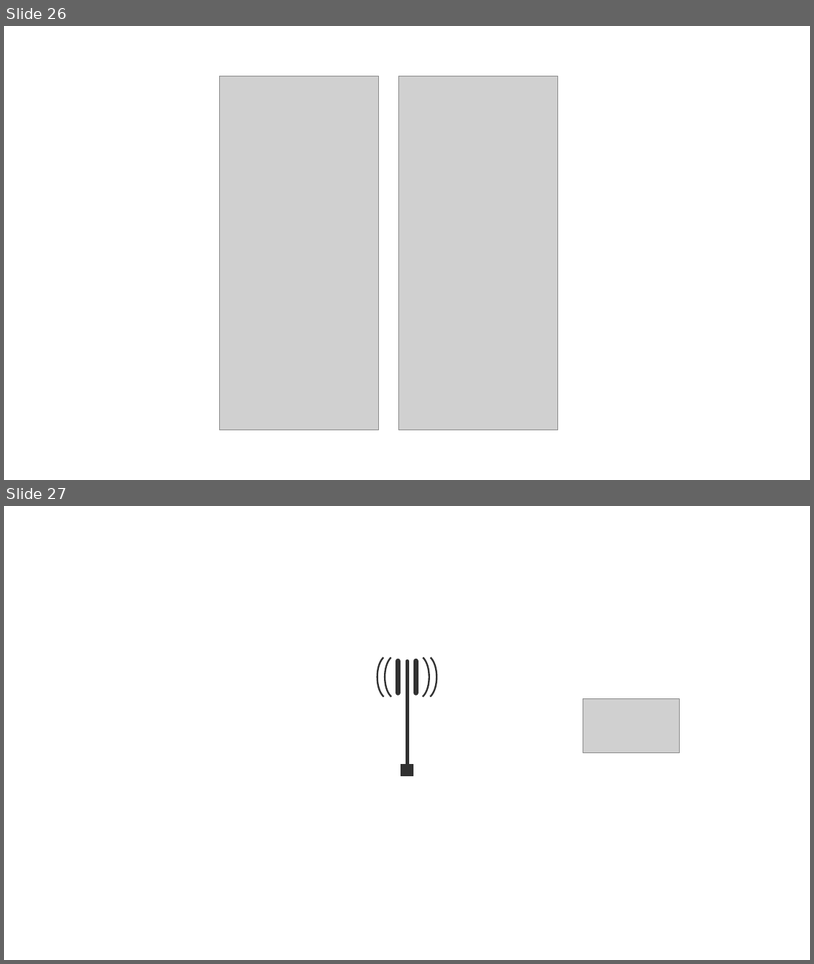
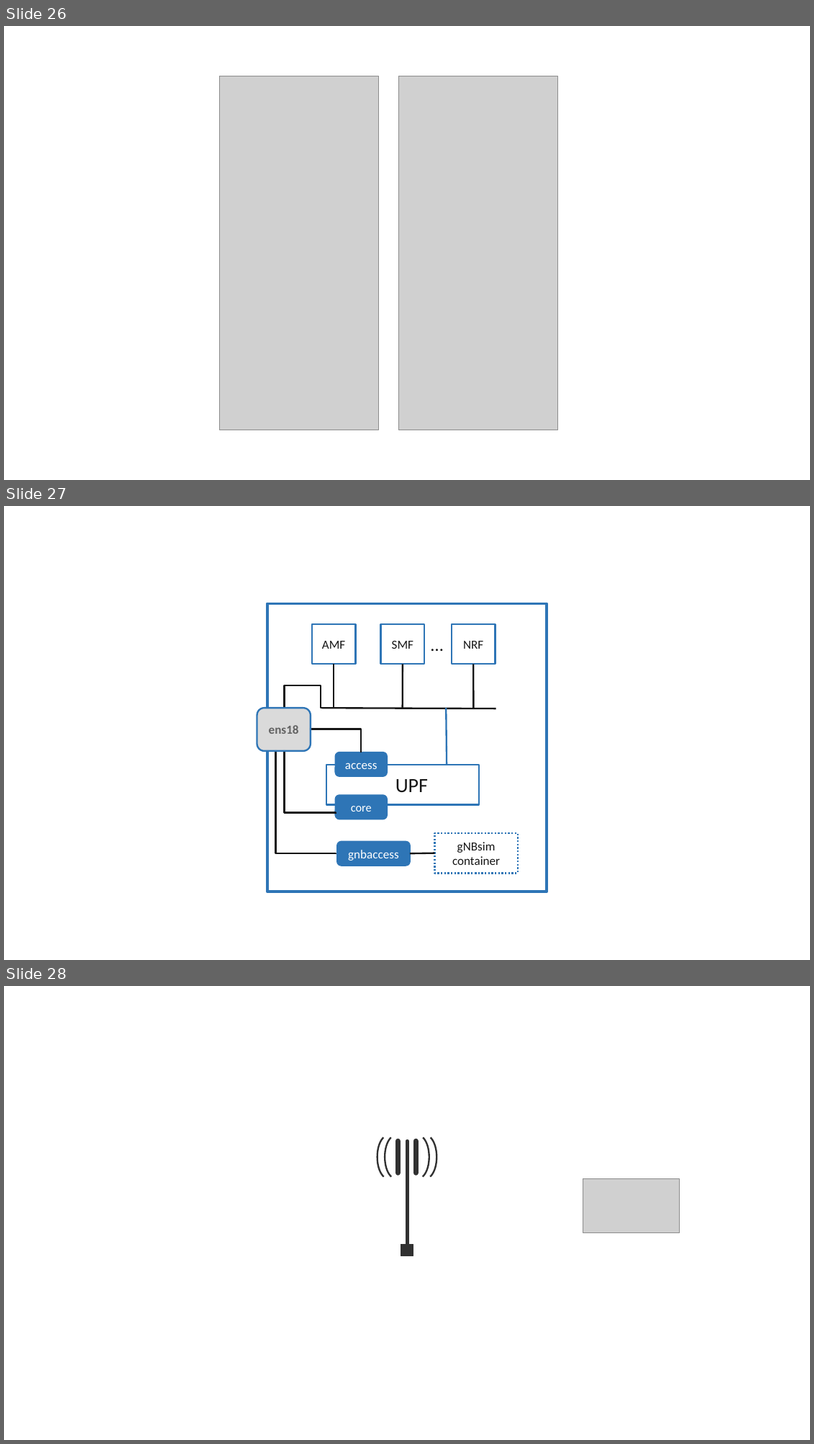
Before and after one commit to SystemsApproach/private5g, a slide deck: figures.pptx. Shown one above the other, each under a label of ours: slides 26 and 27 before the commit, slides 26, 27 and 28 after it. The pictures are 814x964 and 814x1444 pixels, drawn with LibreOffice and Linux fonts; fonts in the diff are those of the drawing; grey boxes stand for pictures. Boxes give left, top, right and bottom in pixels: in the first picture for what was removed or moved away, otherwise in the second. Text is boxed around its words. In the diff, an @@ line names an element or a change of style, - is before the commit and + after.

```diff
--- a/figures.pptx
+++ b/figures.pptx
@@ slide 27 added at bbox=[4, 506, 810, 960], background #FFFFFF @@
@@ rectangle added at bbox=[268, 604, 548, 891], fill #FFFFFF, outline #2E75B6 2.25 pt @@
@@ rectangle added at bbox=[312, 624, 355, 664], outline #2E75B6 1.5 pt, 11 pt, text #161616 @@
+AMF
@@ rectangle added at bbox=[381, 624, 425, 664], outline #2E75B6 1.5 pt, 11 pt, text #161616 @@
+SMF
@@ text added at bbox=[423, 629, 460, 659], 16 pt, text #161616 @@
+…
@@ rectangle added at bbox=[452, 624, 495, 664], outline #2E75B6 1.5 pt, 11 pt, text #161616 @@
+NRF
@@ line added from (334, 664) to (334, 708), #161616 1.5 pt @@
@@ line added from (403, 664) to (402, 708), #161616 1.5 pt @@
@@ line added from (473, 664) to (474, 708), #161616 1.5 pt @@
@@ elbow line added from (285, 707) to (333, 708), #161616 1.5 pt @@
@@ rounded rectangle added at bbox=[257, 708, 311, 750], fill #DADADA, outline #2E75B6 1.5 pt, 11 pt, text #626262, bold @@
+ens18
@@ line added from (322, 708) to (496, 708), #161616 1.5 pt @@
@@ line added from (446, 708) to (447, 764), #2E75B6 1.5 pt @@
@@ elbow line added from (335, 854) to (275, 736), #161616 1.5 pt @@
@@ elbow line added from (309, 728) to (361, 752), #161616 1.5 pt @@
@@ elbow line added from (335, 813) to (285, 751), #161616 1.5 pt @@
@@ rounded rectangle added at bbox=[335, 752, 387, 775], fill #2E75B6, outline #2E75B6 1.5 pt, 11 pt, text #FFFFFF @@
+access
@@ rectangle added at bbox=[327, 765, 479, 806], outline #2E75B6 1.5 pt, 18 pt, text #161616 @@
+UPF
@@ rounded rectangle added at bbox=[335, 795, 387, 818], fill #2E75B6, outline #2E75B6 1.5 pt, 10.5 pt, text #FFFFFF @@
+core
@@ rounded rectangle added at bbox=[338, 842, 410, 865], fill #2E75B6, outline #2E75B6 1.5 pt, 11 pt, text #FFFFFF @@
+gnbaccess
@@ rectangle added at bbox=[435, 833, 517, 873], outline #2E75B6 1.5 pt dashed, 11 pt, text #161616 @@
+gNBsim container
@@ line added from (409, 854) to (435, 853), #161616 1.5 pt @@
@@ what was slide 27 is now slide 28 @@
```
Also in this commit, not shown: 4 other files.
